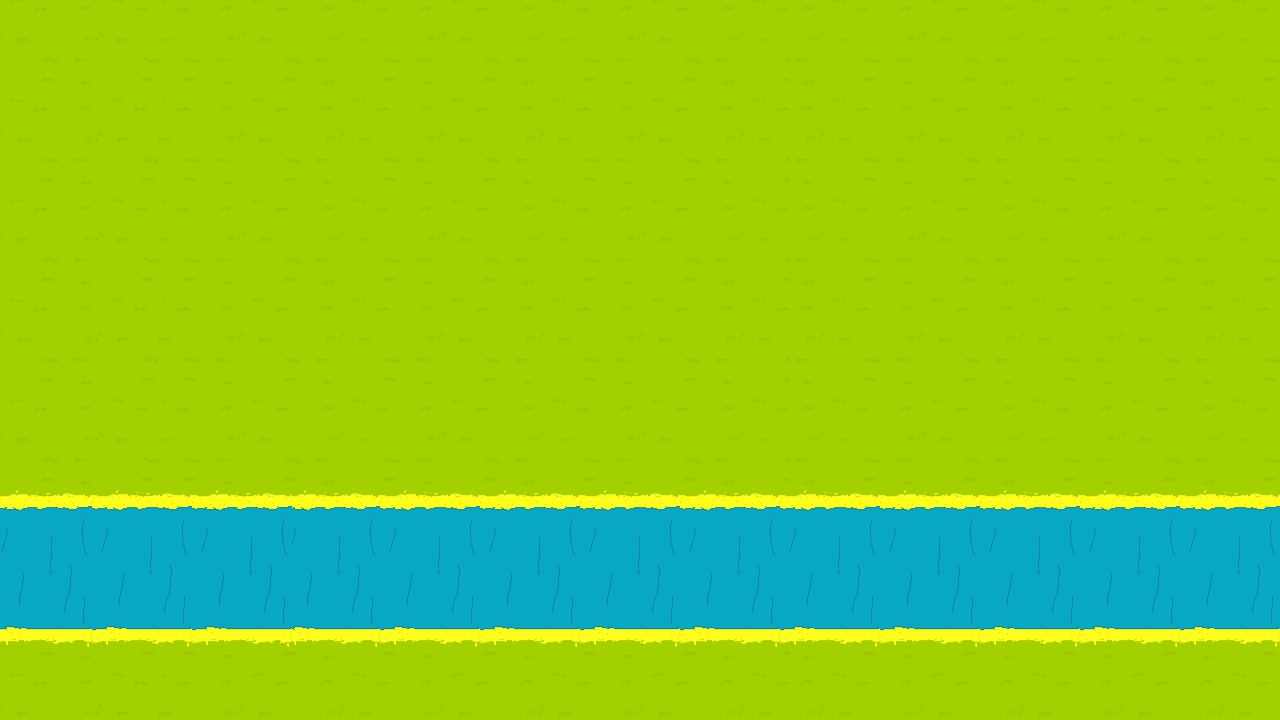
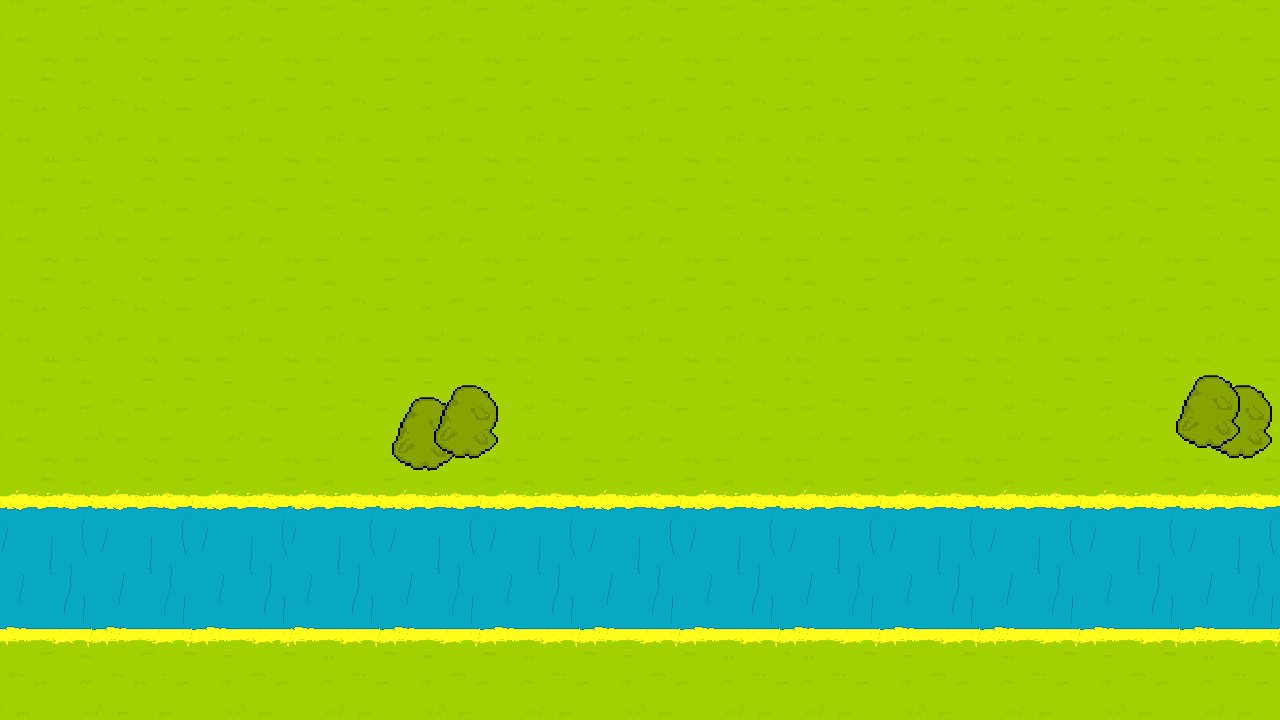
Layer changes from the first 1280×720 image to the second:
added layer "Camada 5" above "Camada 4" over (434, 385, 498, 459)
added layer "Camada 4" above "Camada 3" over (392, 397, 456, 471)
added layer "Camada 3" above "Camada 2" over (1176, 375, 1240, 449)
added layer "Camada 2" above "RIO" over (1208, 385, 1272, 459)
